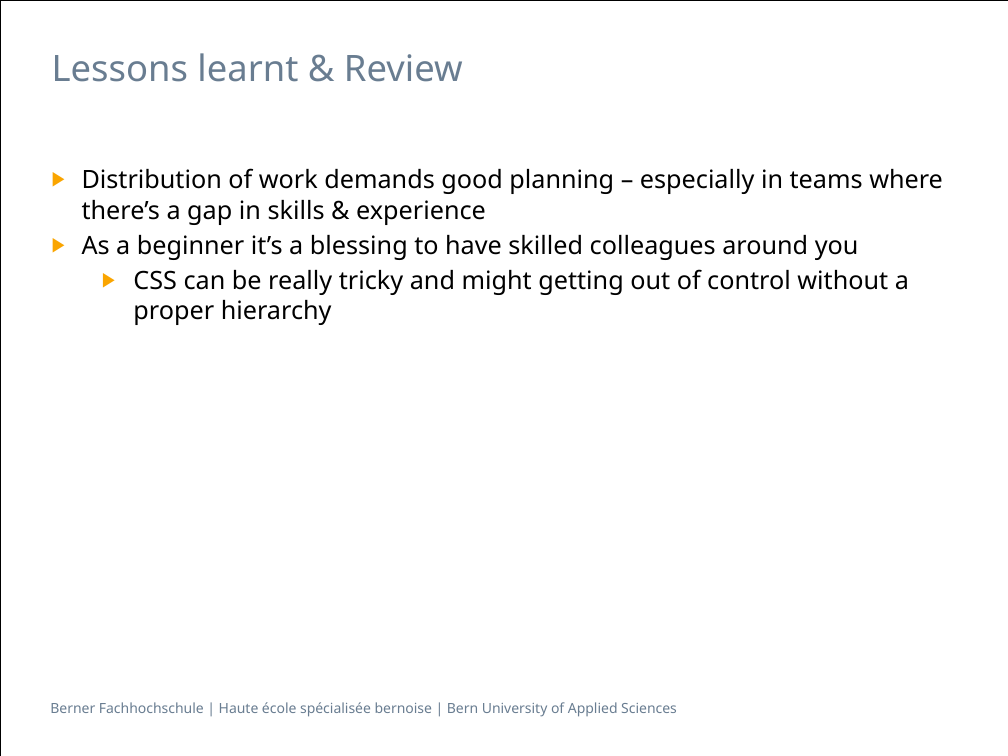
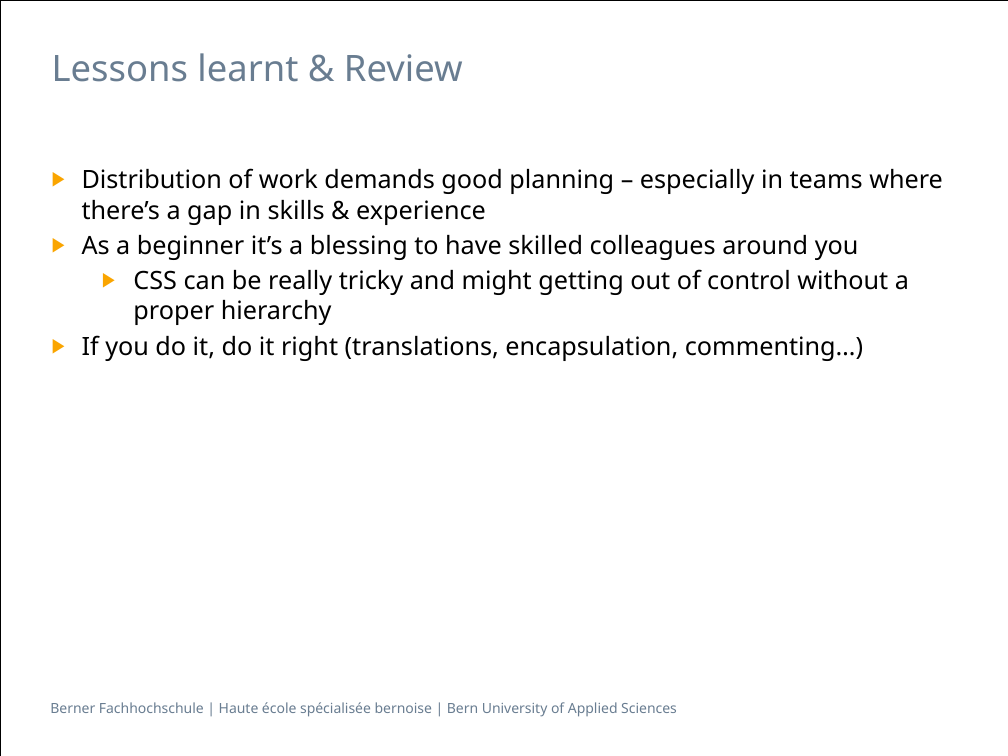
Before and after one commit to Makae/ch.bfh.bti7054.w2014.q.groot, a slide deck: slide 11 of trunk/doc/Presentation.pptx. Drawn at 1008x756 pixels with LibreOffice and Linux fonts; fonts in the diff are those of the drawing. Boxes give left, top, right and bottom in pixels: in the first picture for what was removed or moved away, otherwise in the second. Text is boxed around its words. In the diff, an @@ line names an element or a change of style, - is before the commit and + after.

```diff
--- a/trunk/doc/Presentation.pptx
+++ b/trunk/doc/Presentation.pptx
@@ text at (82, 335, 863, 361): paragraph added @@
+▶ If you do it, do it right (translations, encapsulation, commenting…)
```
Also in this commit, not shown: 2 other slides changed.
